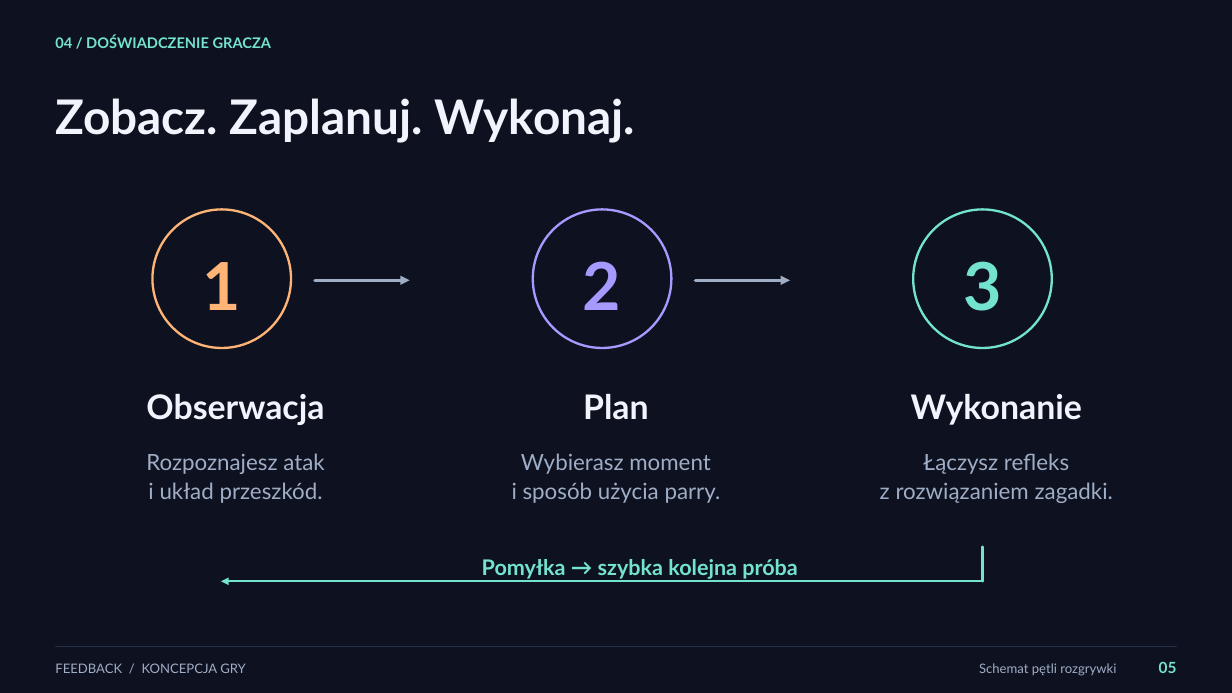
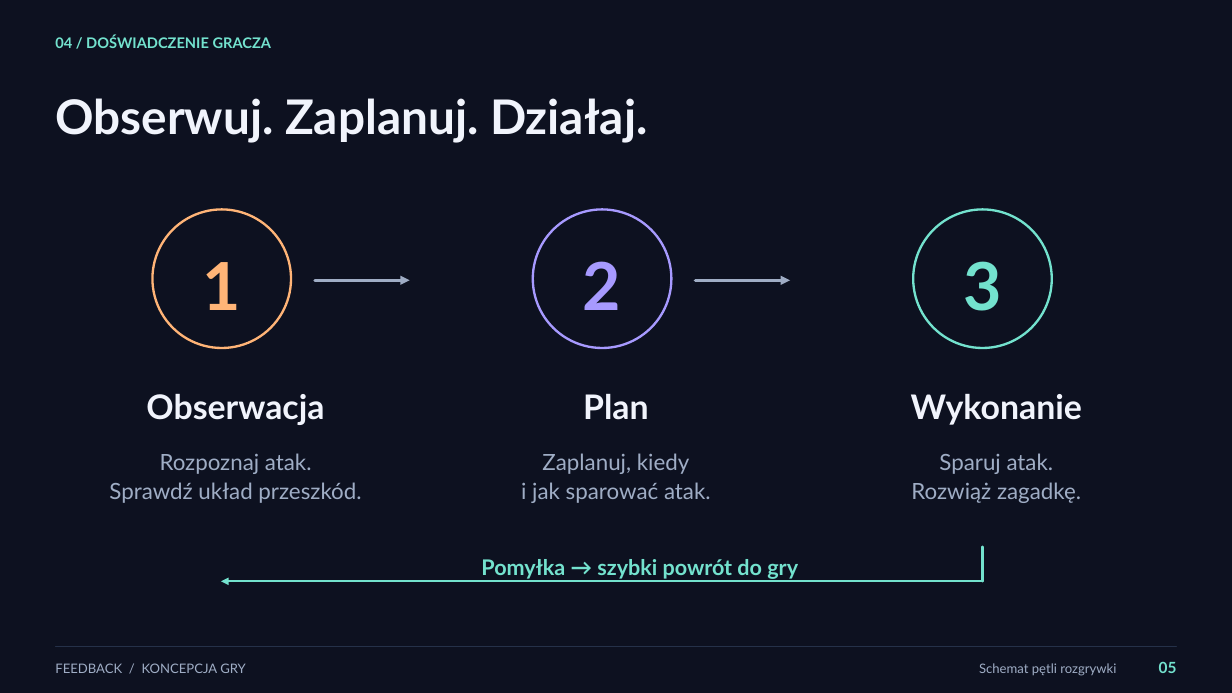
Before and after one commit to 1180779/feedback, a slide deck: slide 5 of psw/pitch_slides/feedback-pitch.pptx. Drawn at 1232x693 pixels with LibreOffice and Linux fonts; fonts in the diff are those of the drawing. Boxes give left, top, right and bottom in pixels: in the first picture for what was removed or moved away, otherwise in the second. Text is boxed around its words. In the diff, an @@ line names an element or a change of style, - is before the commit and + after.

```diff
--- a/psw/pitch_slides/feedback-pitch.pptx
+++ b/psw/pitch_slides/feedback-pitch.pptx
@@ text at bbox=[55, 98, 647, 143]: text changed @@
-Zobacz. Zaplanuj. Wykonaj.
+Obserwuj. Zaplanuj. Działaj.
@@ text at bbox=[109, 453, 361, 503]: text changed @@
-Rozpoznajesz atak
-i układ przeszkód.
+Rozpoznaj atak.
+Sprawdź układ przeszkód.
@@ text at bbox=[521, 453, 711, 503]: text changed @@
-Wybierasz moment
-i sposób użycia parry.
+Zaplanuj, kiedy
+i jak sparować atak.
@@ text at bbox=[911, 453, 1081, 503]: text changed @@
-Łączysz refleks
-z rozwiązaniem zagadki.
+Sparuj atak.
+Rozwiąż zagadkę.
@@ text at bbox=[481, 559, 798, 579]: text changed @@
-Pomyłka → szybka kolejna próba
+Pomyłka → szybki powrót do gry
```
Also in this commit, not shown: 8 other slides changed, 5 other files.
